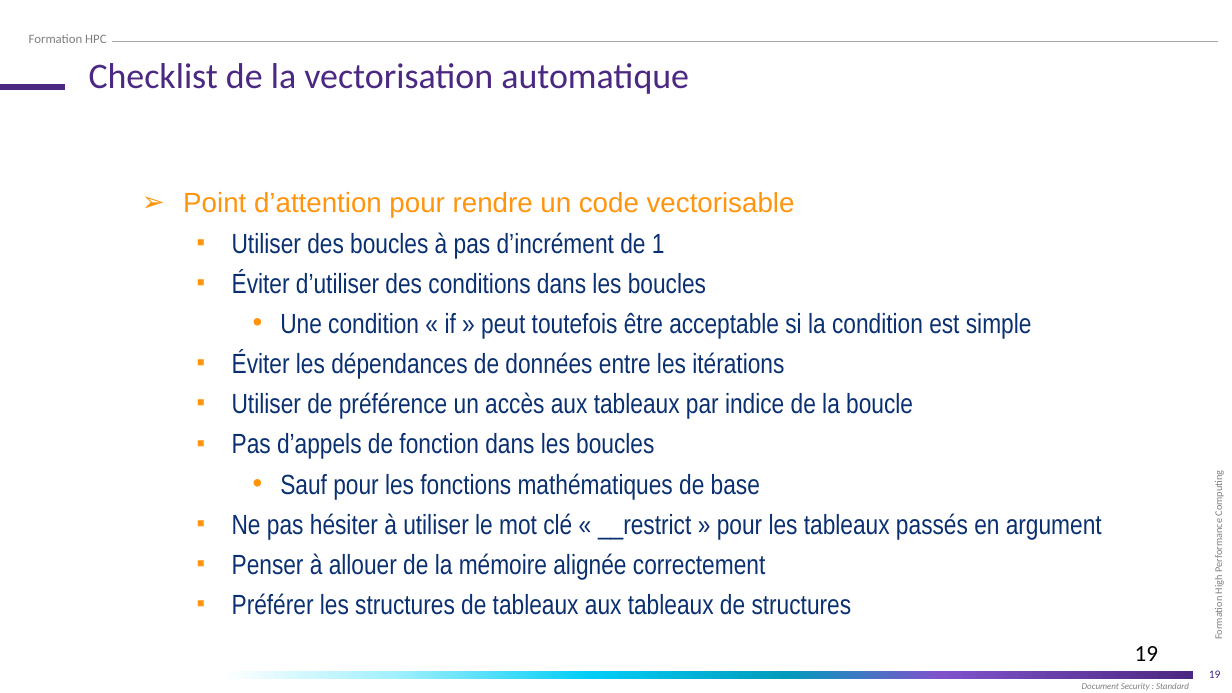
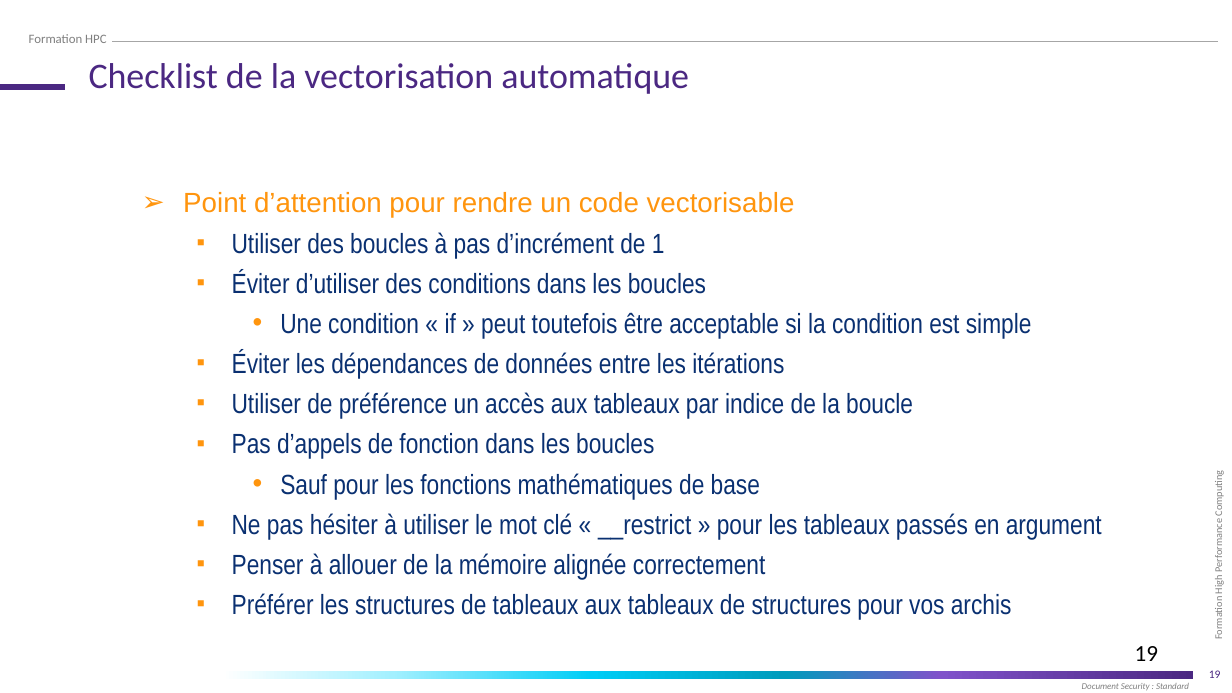
Before and after one commit to franckginguene/hpc_formation_scalian, a slide deck: slide 19 of Diapos/High_Performance_Computing_SIMD.pptx. Drawn at 1232x693 pixels with LibreOffice and Linux fonts; fonts in the diff are those of the drawing; background and template pictures are left out. Boxes give left, top, right and bottom in pixels: in the first picture for what was removed or moved away, otherwise in the second. Text is boxed around its words. In the diff, an @@ line names an element or a change of style, - is before the commit and + after.

```diff
--- a/Diapos/High_Performance_Computing_SIMD.pptx
+++ b/Diapos/High_Performance_Computing_SIMD.pptx
@@ text at [232,593,1012,619]: text changed @@
-  ■ Préférer les structures de tableaux aux tableaux de structures
+  ■ Préférer les structures de tableaux aux tableaux de structures pour vos archis
```
Also in this commit, not shown: 4 other slides changed, 2 other files.
